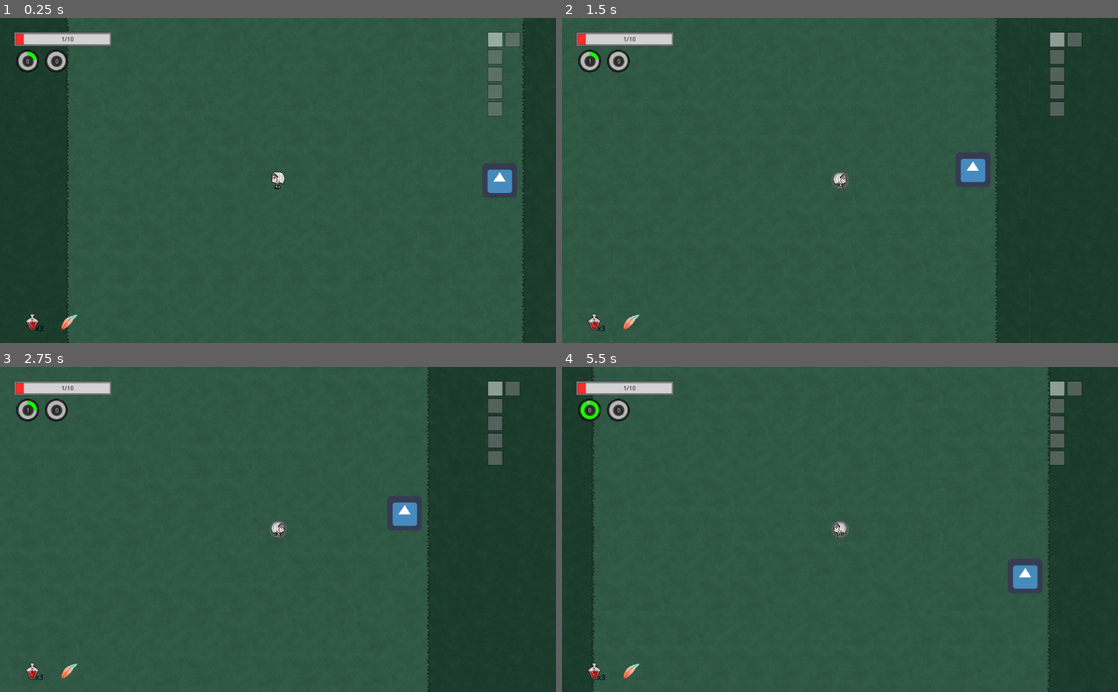
Above: before the commit, frames 1-4 (two rows, left to right).
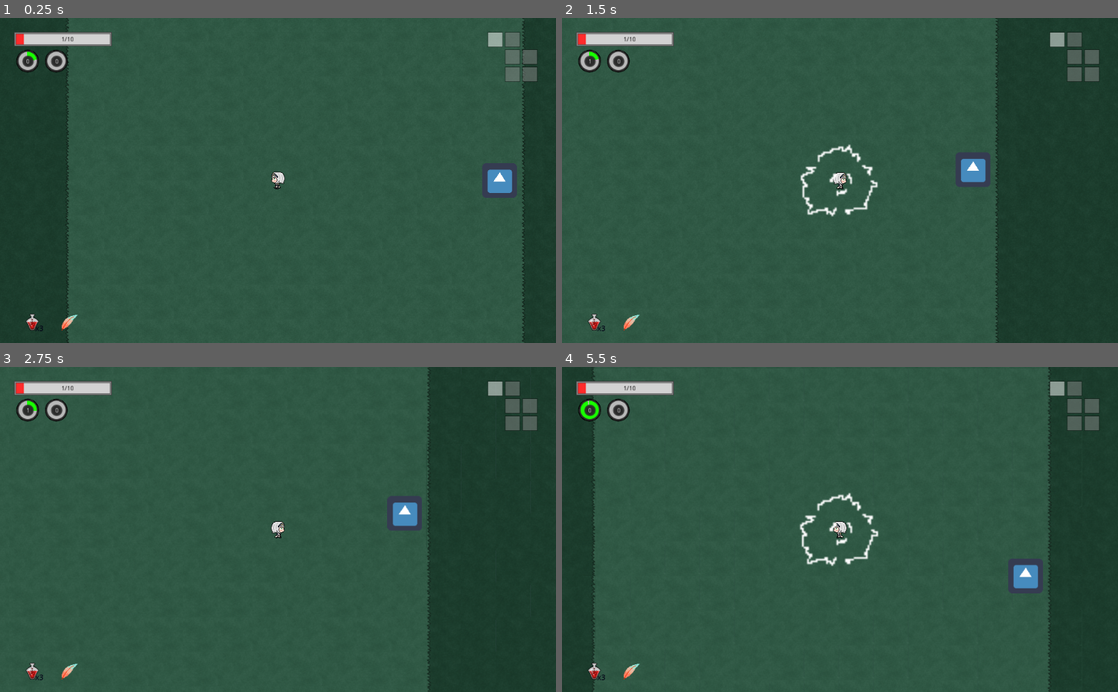
Above: after the commit, the same moments.

Repository: inazumaron/holo_world
Game: Godot game, scene res://levels/level_handler.tscn
The game is run twice, just before and just after one commit, with the same random seed, the same clock (stepped at 60 frames per second) and the same inputs. This scene is started directly instead of the project's main scene. The engine's default icon, where the game draws it, is replaced by a stand-in: a white triangle on a blue panel in a dark square.
Inputs (mouse positions are in pixels of both pictures, inside the frame that each line leads up to):
- Up to frame 1 (0.25 s): no input
- Up to frame 2 (1.5 s): tap Enter (ui_accept) at 0.5, 0.77 s; move the mouse to (962, 164) at 0.52 s; press the mouse at (962, 164) at 0.53 s; hold Right (ui_right) 0.53-1.28 s; right-click (962, 164) at 0.8 s; move the mouse to (728, 196) at 1.27 s; release the mouse at (728, 196) at 1.28 s; hold Down (ui_down) from 1.28 s (still down); right-click (728, 196) at 1.35 s
- Up to frame 3 (2.75 s): tap Enter (ui_accept) at 1.52 s; click (166, 545) at 1.55 s; move the mouse to (333, 458) at 2.02 s; release Down (ui_down) at 2.03 s; press the mouse at (333, 458) at 2.03 s; hold Right (ui_right) from 2.03 s (still down); right-click (333, 458) at 2.3 s
- Up to frame 4 (5.5 s): move the mouse to (812, 594) at 2.77 s; release Right (ui_right) at 2.78 s; release the mouse at (812, 594) at 2.78 s; hold Up (ui_up) 2.78-3.53 s; right-click (812, 594) at 2.85 s; tap Enter (ui_accept) at 3.02, 3.77, 4.52 s; click (812, 594) at 3.05 s; move the mouse to (1006, 578) at 3.52 s; press the mouse at (1006, 578) at 3.53 s; hold Left (ui_left) 3.53-5.03 s; right-click (1006, 578) at 3.8 s; move the mouse to (673, 480) at 4.27 s; release the mouse at (673, 480) at 4.28 s; right-click (673, 480) at 4.35 s; click (673, 480) at 4.55 s; move the mouse to (867, 529) at 5.02 s; press the mouse at (867, 529) at 5.03 s; hold Down (ui_down) from 5.03 s (still down); right-click (867, 529) at 5.3 s

The runs differ from the first frame. In frame 1, 1.0% of the frame differs, in the area x 11-97%, y 0-82%; in frame 2, 1.6%; in frame 3, 1.0%; in frame 4, 1.8%, in the area x 5-97%, y 0-100%.

Commit message:
fixed noel extra damage bug

Diff:
--- a/enemies/boss_rushia.tscn
+++ b/enemies/boss_rushia.tscn
@@ -2,6 +2,46 @@
 
 [ext_resource path="res://resc/c_rushia_sprite.png" type="Texture" id=1]
 
+[sub_resource type="AtlasTexture" id=7]
+flags = 4
+atlas = ExtResource( 1 )
+region = Rect2( 0, 128, 64, 64 )
+
+[sub_resource type="AtlasTexture" id=8]
+flags = 4
+atlas = ExtResource( 1 )
+region = Rect2( 64, 128, 64, 64 )
+
+[sub_resource type="AtlasTexture" id=9]
+flags = 4
+atlas = ExtResource( 1 )
+region = Rect2( 128, 128, 64, 64 )
+
+[sub_resource type="AtlasTexture" id=10]
+flags = 4
+atlas = ExtResource( 1 )
+region = Rect2( 192, 128, 64, 64 )
+
+[sub_resource type="AtlasTexture" id=11]
+flags = 4
+atlas = ExtResource( 1 )
+region = Rect2( 256, 128, 64, 64 )
+
+[sub_resource type="AtlasTexture" id=12]
+flags = 4
+atlas = ExtResource( 1 )
+region = Rect2( 320, 128, 64, 64 )
+
+[sub_resource type="AtlasTexture" id=13]
+flags = 4
+atlas = ExtResource( 1 )
+region = Rect2( 256, 64, 64, 64 )
+
+[sub_resource type="AtlasTexture" id=14]
+flags = 4
+atlas = ExtResource( 1 )
+region = Rect2( 320, 64, 64, 64 )
+
 [sub_resource type="AtlasTexture" id=1]
 flags = 4
 atlas = ExtResource( 1 )
@@ -32,46 +72,6 @@
 atlas = ExtResource( 1 )
 region = Rect2( 320, 192, 64, 64 )
 
-[sub_resource type="AtlasTexture" id=7]
-flags = 4
-atlas = ExtResource( 1 )
-region = Rect2( 0, 128, 64, 64 )
-
-[sub_resource type="AtlasTexture" id=8]
-flags = 4
-atlas = ExtResource( 1 )
-region = Rect2( 64, 128, 64, 64 )
-
-[sub_resource type="AtlasTexture" id=9]
-flags = 4
-atlas = ExtResource( 1 )
-region = Rect2( 128, 128, 64, 64 )
-
-[sub_resource type="AtlasTexture" id=10]
-flags = 4
-atlas = ExtResource( 1 )
-region = Rect2( 192, 128, 64, 64 )
-
-[sub_resource type="AtlasTexture" id=11]
-flags = 4
-atlas = ExtResource( 1 )
-region = Rect2( 256, 128, 64, 64 )
-
-[sub_resource type="AtlasTexture" id=12]
-flags = 4
-atlas = ExtResource( 1 )
-region = Rect2( 320, 128, 64, 64 )
-
-[sub_resource type="AtlasTexture" id=13]
-flags = 4
-atlas = ExtResource( 1 )
-region = Rect2( 256, 64, 64, 64 )
-
-[sub_resource type="AtlasTexture" id=14]
-flags = 4
-atlas = ExtResource( 1 )
-region = Rect2( 320, 64, 64, 64 )
-
 [sub_resource type="AtlasTexture" id=15]
 flags = 4
 atlas = ExtResource( 1 )
@@ -82,6 +82,41 @@
 atlas = ExtResource( 1 )
 region = Rect2( 320, 0, 64, 64 )
 
+[sub_resource type="AtlasTexture" id=27]
+flags = 4
+atlas = ExtResource( 1 )
+region = Rect2( 0, 0, 64, 64 )
+
+[sub_resource type="AtlasTexture" id=28]
+flags = 4
+atlas = ExtResource( 1 )
+region = Rect2( 64, 0, 64, 64 )
+
+[sub_resource type="AtlasTexture" id=29]
+flags = 4
+atlas = ExtResource( 1 )
+region = Rect2( 128, 0, 64, 64 )
+
+[sub_resource type="AtlasTexture" id=30]
+flags = 4
+atlas = ExtResource( 1 )
+region = Rect2( 192, 0, 64, 64 )
+
+[sub_resource type="AtlasTexture" id=24]
+flags = 4
+atlas = ExtResource( 1 )
+region = Rect2( 0, 256, 64, 64 )
+
+[sub_resource type="AtlasTexture" id=25]
+flags = 4
+atlas = ExtResource( 1 )
+region = Rect2( 64, 256, 64, 64 )
+
+[sub_resource type="AtlasTexture" id=26]
+flags = 4
+atlas = ExtResource( 1 )
+region = Rect2( 128, 256, 64, 64 )
+
 [sub_resource type="AtlasTexture" id=17]
 flags = 4
 atlas = ExtResource( 1 )
@@ -116,64 +151,39 @@
 flags = 4
 atlas = ExtResource( 1 )
 region = Rect2( 128, 320, 64, 64 )
-
-[sub_resource type="AtlasTexture" id=24]
-flags = 4
-atlas = ExtResource( 1 )
-region = Rect2( 0, 256, 64, 64 )
-
-[sub_resource type="AtlasTexture" id=25]
-flags = 4
-atlas = ExtResource( 1 )
-region = Rect2( 64, 256, 64, 64 )
-
-[sub_resource type="AtlasTexture" id=26]
-flags = 4
-atlas = ExtResource( 1 )
-region = Rect2( 128, 256, 64, 64 )
-
-[sub_resource type="AtlasTexture" id=27]
-flags = 4
-atlas = ExtResource( 1 )
-region = Rect2( 0, 0, 64, 64 )
-
-[sub_resource type="AtlasTexture" id=28]
-flags = 4
-atlas = ExtResource( 1 )
-region = Rect2( 64, 0, 64, 64 )
-
-[sub_resource type="AtlasTexture" id=29]
-flags = 4
-atlas = ExtResource( 1 )
-region = Rect2( 128, 0, 64, 64 )
-
-[sub_resource type="AtlasTexture" id=30]
-flags = 4
-atlas = ExtResource( 1 )
-region = Rect2( 192, 0, 64, 64 )
 
 [sub_resource type="SpriteFrames" id=31]
 animations = [ {
+"frames": [ SubResource( 7 ), SubResource( 8 ), SubResource( 9 ), SubResource( 10 ), SubResource( 11 ), SubResource( 12 ) ],
+"loop": true,
+"name": "idle_right",
+"speed": 5.0
+}, {
+"frames": [ SubResource( 13 ), SubResource( 14 ) ],
+"loop": true,
+"name": "damage_left",
+"speed": 5.0
+}, {
 "frames": [ SubResource( 1 ), SubResource( 2 ), SubResource( 3 ), SubResource( 4 ), SubResource( 5 ), SubResource( 6 ) ],
 "loop": true,
 "name": "idle_left",
 "speed": 5.0
 }, {
-"frames": [ SubResource( 7 ), SubResource( 8 ), SubResource( 9 ), SubResource( 10 ), SubResource( 11 ), SubResource( 12 ) ],
-"loop": true,
-"name": "idle_right",
-"speed": 5.0
-}, {
-"frames": [ SubResource( 13 ), SubResource( 14 ) ],
-"loop": true,
-"name": "damage_left",
-"speed": 5.0
-}, {
 "frames": [ SubResource( 15 ), SubResource( 16 ) ],
 "loop": true,
 "name": "damage_right",
 "speed": 5.0
 }, {
+"frames": [ SubResource( 27 ), SubResource( 28 ), SubResource( 29 ), SubResource( 30 ) ],
+"loop": true,
+"name": "move_right",
+"speed": 5.0
+}, {
+"frames": [ SubResource( 24 ), SubResource( 25 ), SubResource( 26 ) ],
+"loop": true,
+"name": "attack_right",
+"speed": 5.0
+}, {
 "frames": [ SubResource( 17 ), SubResource( 18 ), SubResource( 19 ), SubResource( 20 ) ],
 "loop": true,
 "name": "move_left",
@@ -182,16 +192,6 @@
 "frames": [ SubResource( 21 ), SubResource( 22 ), SubResource( 23 ) ],
 "loop": true,
 "name": "attack_left",
-"speed": 5.0
-}, {
-"frames": [ SubResource( 24 ), SubResource( 25 ), SubResource( 26 ) ],
-"loop": true,
-"name": "attack_right",
-"speed": 5.0
-}, {
-"frames": [ SubResource( 27 ), SubResource( 28 ), SubResource( 29 ), SubResource( 30 ) ],
-"loop": true,
-"name": "move_right",
 "speed": 5.0
 } ]
 
--- a/levels/level_handler.gd
+++ b/levels/level_handler.gd
@@ -50,7 +50,7 @@
 var dialogue_playing = false
 
 func _ready():
-	seed(0)
+	seed(3)
 	set_process(false)
 	if level_seed == 0:
 		level_seed = randi()
--- a/levels/room_graveyard.gd
+++ b/levels/room_graveyard.gd
@@ -71,6 +71,7 @@
 		set_process(true)
 	tilemap.z_index = 0
 	$TextBox.z_index = 2
+	$TextBox/Sprite.visible = false
 	print(BuffHandler.char_nodes)
 
 func _process(delta):
@@ -192,10 +193,12 @@
 		dialogue_text_len = 1
 		$Timer.start(0)
 	else:
+		$TextBox/Sprite.visible = false
 		textbox.set_bbcode("")
 		dialogue_playing = false
 
 func play_dialogue_text():
+	$TextBox/Sprite.visible = true
 	textbox.set_visible_characters(dialogue_text_len)
 	dialogue_text_len += 1
 	if dialogue_text_len > dialogue_text_max:
--- a/levels/room_graveyard.tscn
+++ b/levels/room_graveyard.tscn
@@ -1,7 +1,8 @@
-[gd_scene load_steps=36 format=2]
+[gd_scene load_steps=37 format=2]
 
 [ext_resource path="res://resc/r_graveyard_ts_new.png" type="Texture" id=1]
 [ext_resource path="res://levels/room_graveyard.gd" type="Script" id=2]
+[ext_resource path="res://resc/ui obj/ui_hp_bg.png" type="Texture" id=3]
 
 [sub_resource type="ConvexPolygonShape2D" id=1]
 points = PoolVector2Array( 64, 64, 0, 64, 0, 0, 64, 0 )
@@ -809,7 +810,7 @@
 format = 1
 
 [node name="Timer" type="Timer" parent="."]
-wait_time = 0.2
+wait_time = 0.1
 
 [node name="TextBox" type="Node2D" parent="."]
 
@@ -819,4 +820,9 @@
 margin_right = 546.0
 margin_bottom = 202.0
 
+[node name="Sprite" type="Sprite" parent="TextBox"]
+position = Vector2( 3.05176e-05, 0 )
+scale = Vector2( 2.35714, 3.375 )
+texture = ExtResource( 3 )
+
 [connection signal="timeout" from="Timer" to="." method="_on_Timer_timeout"]
--- a/obj/buff_handler.gd
+++ b/obj/buff_handler.gd
@@ -141,8 +141,6 @@
 						if source.buffs[temp[0]]["source"] == "item":
 							ItemHandler.remove_item(source.buffs[temp[0]]["source_details"])
 						source.buffs.erase(temp[0])
-				else:
-					print("dead")
 	else:
 		source.damage(0)
 
--- /dev/null
+++ b/obj/sfx_effect.gd
@@ -0,0 +1,81 @@
+extends AnimatedSprite
+
+var SCALE = Vector2(1,1)
+var GROW = false
+var GROW_RATE = 0
+var GROW_DURATION = 0
+var DURATION = 1
+var DPS = false				#if false, damage once, else damage per second
+var DAMAGE = 0
+var EFFECTS = {}
+var DAMAGE_DELAY = 0		#if 0, no delay, -1 when duration reached, positive numbers = seconds
+var GROUP = "player"
+var SHAPE_TYPE = 0				#if 0, use square, if 1 use circle
+
+var square_entered = []
+var circle_entered = []
+
+var damage_list = []
+
+var damaged = false				#for DoT stuff
+var dotTimer = 1
+
+signal damage(damage, effects)
+
+func _ready():
+	scale = SCALE
+
+func _process(delta):
+	if GROW:
+		if GROW_DURATION > 0:
+			GROW_DURATION -= delta
+			scale.x += delta * GROW_RATE
+			scale.y += delta * GROW_RATE
+
+	if DAMAGE_DELAY > 0:
+		DAMAGE_DELAY -= delta
+
+	if DAMAGE_DELAY > -1 and DAMAGE_DELAY <= 0:
+		if DPS:
+			deal_damage()
+			DAMAGE_DELAY = 1
+			damage_list.clear()
+		else:
+			deal_damage()
+
+	if DURATION > 0:
+		DURATION -= delta
+	else:
+		if DAMAGE_DELAY == -1:
+			deal_damage()
+		queue_free()
+
+func deal_damage():
+	if SHAPE_TYPE:
+		damage_circle()
+	else:
+		damage_square()
+
+func damage_square():
+	for i in square_entered:
+		if i.has_method("take_damage") and !i.is_in_group(GROUP) and !(i in damage_list):
+			i.take_damage(DAMAGE, EFFECTS)
+			damage_list.append(i)
+
+func damage_circle():
+	for i in square_entered:
+		if i.has_method("take_damage") and !i.is_in_group(GROUP) and !(i in damage_list):
+			i.take_damage(DAMAGE, EFFECTS)
+			damage_list.append(i)
+
+func _on_Area_Circle_body_entered(body):
+	circle_entered.append(body)
+
+func _on_Area_Circle_body_exited(body):
+	circle_entered.erase(body)
+
+func _on_Area_Square_body_entered(body):
+	square_entered.append(body)
+
+func _on_Area_Square_body_exited(body):
+	square_entered.erase(body)
--- /dev/null
+++ b/obj/sfx_effect.tscn
@@ -0,0 +1,63 @@
+[gd_scene load_steps=11 format=2]
+
+[ext_resource path="res://resc/c_rushia_skills.png" type="Texture" id=1]
+[ext_resource path="res://obj/sfx_effect.gd" type="Script" id=2]
+
+[sub_resource type="AtlasTexture" id=1]
+flags = 4
+atlas = ExtResource( 1 )
+region = Rect2( 0, 0, 64, 64 )
+
+[sub_resource type="AtlasTexture" id=2]
+flags = 4
+atlas = ExtResource( 1 )
+region = Rect2( 64, 0, 64, 64 )
+
+[sub_resource type="AtlasTexture" id=3]
+flags = 4
+atlas = ExtResource( 1 )
+region = Rect2( 128, 0, 64, 64 )
+
+[sub_resource type="AtlasTexture" id=4]
+flags = 4
+atlas = ExtResource( 1 )
+region = Rect2( 192, 0, 64, 64 )
+
+[sub_resource type="AtlasTexture" id=5]
+flags = 4
+atlas = ExtResource( 1 )
+region = Rect2( 256, 0, 64, 64 )
+
+[sub_resource type="SpriteFrames" id=6]
+animations = [ {
+"frames": [ SubResource( 1 ), SubResource( 2 ), SubResource( 3 ), SubResource( 4 ), SubResource( 5 ) ],
+"loop": true,
+"name": "rusiha_scream",
+"speed": 10.0
+} ]
+
+[sub_resource type="CircleShape2D" id=7]
+radius = 32.0
+
+[sub_resource type="RectangleShape2D" id=8]
+extents = Vector2( 32, 32 )
+
+[node name="AnimatedSprite" type="AnimatedSprite"]
+frames = SubResource( 6 )
+animation = "rusiha_scream"
+script = ExtResource( 2 )
+
+[node name="Area_Circle" type="Area2D" parent="."]
+
+[node name="CollisionShape2D" type="CollisionShape2D" parent="Area_Circle"]
+shape = SubResource( 7 )
+
+[node name="Area_Square" type="Area2D" parent="."]
+
+[node name="CollisionShape2D" type="CollisionShape2D" parent="Area_Square"]
+shape = SubResource( 8 )
+
+[connection signal="body_entered" from="Area_Circle" to="." method="_on_Area_Circle_body_entered"]
+[connection signal="body_exited" from="Area_Circle" to="." method="_on_Area_Circle_body_exited"]
+[connection signal="body_entered" from="Area_Square" to="." method="_on_Area_Square_body_entered"]
+[connection signal="body_exited" from="Area_Square" to="." method="_on_Area_Square_body_exited"]
--- a/obj/skill_handler.gd
+++ b/obj/skill_handler.gd
@@ -5,6 +5,13 @@
 #Will return another buff array generally
 
 const buff_sprite = preload("res://obj/buff_effect.tscn")
+const area_effect = preload("res://obj/sfx_effect.tscn")
+
+func activate_skill(source, buff, skill_code):
+	if skill_code == "c132_shield":
+		c132_shield(source, buff)
+	if skill_code == "c134_scream":
+		c134_scream(source, buff)
 
 func c132_shield(source, preBuff):
 	var buff_spr = buff_sprite.instance()
@@ -13,3 +20,21 @@
 	source.add_child(buff_spr)
 	var temp = {"shield": [3, -1, 1, "none"], "sprite": buff_spr}
 	BuffHandler.add_buff({"name": "noel shield", "buffs":temp})
+
+func c134_scream(source, preBuff):
+	var temp = area_effect.instance()
+	if source.is_in_group("player"):
+		temp.GROUP = "player"
+	else:
+		temp.GROUP = "enemy"
+	temp.play("rushia_scream")
+	#temp.position = source.position
+	temp.GROW = true
+	temp.GROW_RATE = 1
+	temp.GROW_DURATION = 0.5
+	temp.DURATION = 0.5
+	temp.DAMAGE = source.ATTACK_DAMAGE
+	temp.SHAPE_TYPE = 1
+	temp.DAMAGE_DELAY = -1
+	temp.SCALE = Vector2(3,3)
+	source.add_child(temp)
--- a/player/132_Noel.gd
+++ b/player/132_Noel.gd
@@ -13,7 +13,7 @@
 var ATTACK_DAMAGE = 1
 var ATTACK_EFFECTS = []
 
-var SPECIAL_CODE = "c132_shield"
+var SPECIAL_CODE = "c134_scream"
 var SPECIAL_COOLDOWN = 1
 var SPECIAL_REGEN_TYPE = 0 #0 - auto, 1 - offensive, 2 - defensive
 var SPECIAL_EFFECTS = []
@@ -46,14 +46,14 @@
 	"SPECIAL_COOLDOWN":1
 }	#For buffs effects, in the format "stat name": float multiplier
 var offsets = {
-	"MAX_SPEED":1,
-	"MAX_HP":1,
-	"HP":1,
-	"DEF":1,
-	"ATTACK_COOLDOWN":1,
-	"ATTACK_STACK_COUNT":1,
-	"ATTACK_DAMAGE":1,
-	"SPECIAL_COOLDOWN":1
+	"MAX_SPEED":0,
+	"MAX_HP":0,
+	"HP":0,
+	"DEF":0,
+	"ATTACK_COOLDOWN":0,
+	"ATTACK_STACK_COUNT":0,
+	"ATTACK_DAMAGE":0,
+	"SPECIAL_COOLDOWN":0
 }	#For buffs adding flat increase
 
 var minimap_base = preload("res://ui/minimap.tscn")
@@ -112,8 +112,7 @@
 		attack()
 
 	if Input.is_action_just_pressed("mouse_click_r"):
-		if SPECIAL_CODE == "c132_shield":
-			SkillHandler.c132_shield(self,buffs)
+		SkillHandler.activate_skill(self, buffs, SPECIAL_CODE)
 
 func get_input_axis():
 	var axis = Vector2.ZERO
--- a/weapons/m_noel_mace.gd
+++ b/weapons/m_noel_mace.gd
@@ -19,7 +19,7 @@
 var multipliers
 var offsets
 
-signal EntityHit(damage,type, effect, evalue)
+signal EntityHit(damage,effects)
 
 func _ready():
 	visible = false
